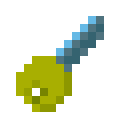
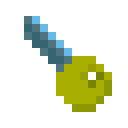
Layers edited between the first and the second w=128, h=128 image:
painted on "Слой #2" over <box>24,16,104,72</box>
painted on "Слой #1" over <box>16,56,112,112</box>
